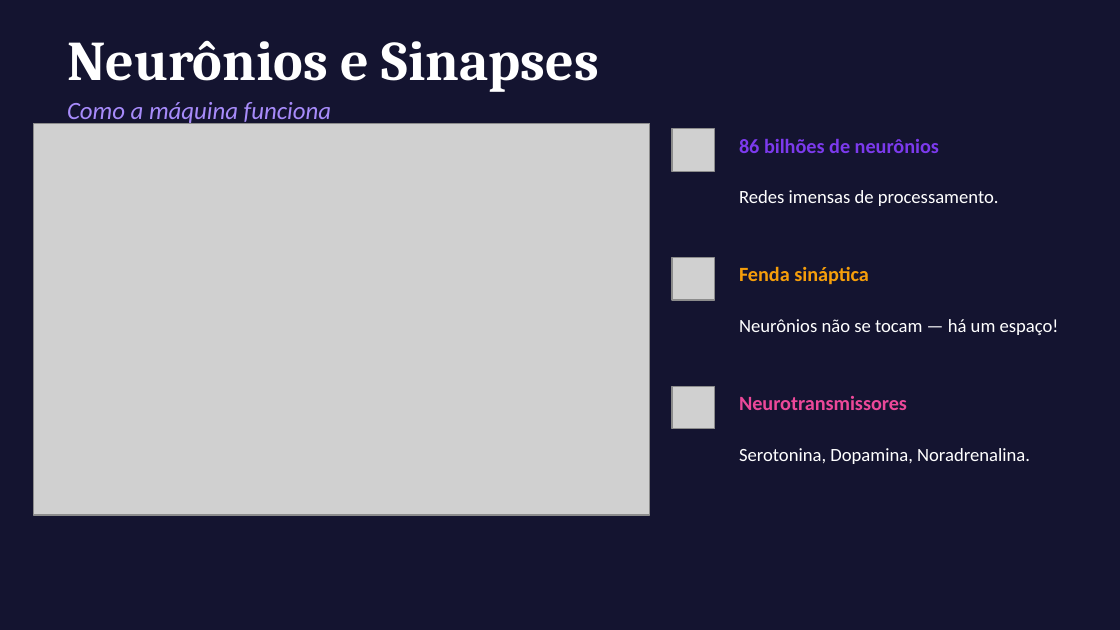
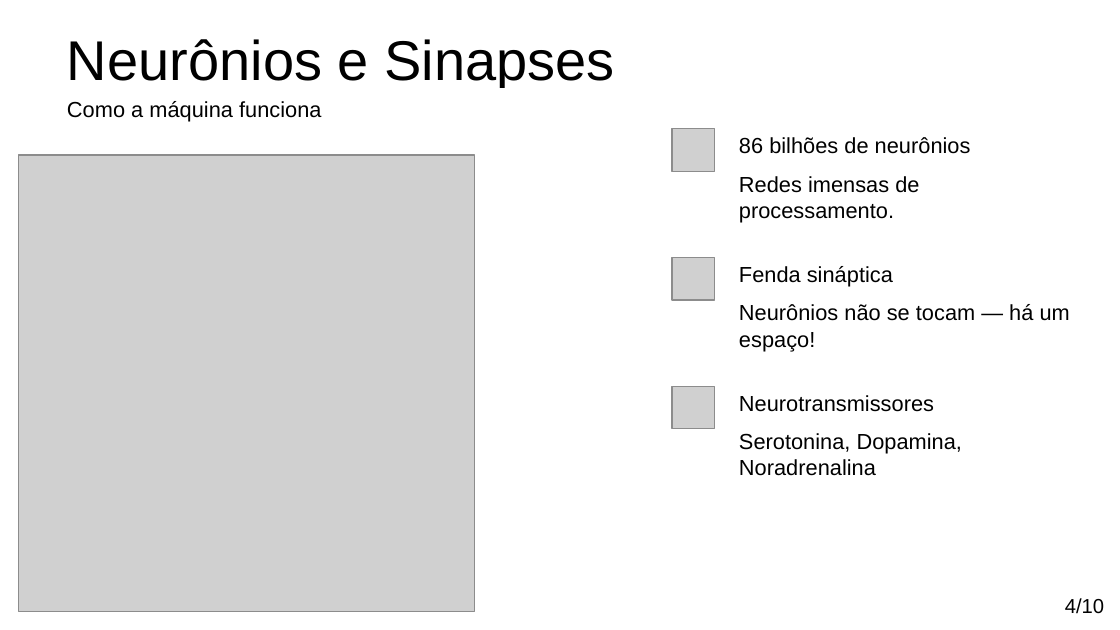
Before and after one commit to rjhalmeman/projeto-integrador-2026, a slide deck: slide 4 of 2-bimestre/2026-06-23-neuroplaticidade/neuroplasticidade_claro.odp (slide 3 before the commit). Drawn at 1120x630 pixels with LibreOffice and Linux fonts; fonts in the diff are those of the drawing; grey boxes stand for pictures. Boxes give left, top, right and bottom in pixels: in the first picture for what was removed or moved away, otherwise in the second. Text is boxed around its words. In the diff, an @@ line names an element or a change of style, - is before the commit and + after.

```diff
--- a/2-bimestre/2026-06-23-neuroplaticidade/neuroplasticidade_claro.odp
+++ b/2-bimestre/2026-06-23-neuroplaticidade/neuroplasticidade_claro.odp
@@ background #141430 to #FFFFFF @@
@@ rectangle "Neurônios e Sinapses" at bbox=[56, 25, 1064, 92]: font Cambria to Arial, text colour #FFFFFF to #000000, bold off; fill none to #FFFFFF; outline none to #FFFFFF 1.5 pt @@
@@ rectangle "Como a máquina funciona" at bbox=[56, 90, 1064, 129]: size 16 to 14 pt, font Calibri to Arial, text colour #A78BFA to #000000, italic off; fill none to #FFFFFF; outline none to #FFFFFF 1.5 pt @@
@@ rectangle "86 bilhões de neurônios" at bbox=[728, 125, 1086, 165]: size 13 to 14 pt, font Calibri to Arial, text colour #7C3AED to #000000, bold off; fill none to #FFFFFF; outline none to #FFFFFF 1.5 pt @@
@@ picture: place and size @@
-picture at bbox=[34, 123, 650, 515]
+picture at bbox=[19, 155, 475, 610]
@@ rectangle "Fenda sináptica" at bbox=[728, 254, 1086, 293]: size 13 to 14 pt, font Calibri to Arial, text colour #F59E0B to #000000, bold off; fill none to #FFFFFF; outline none to #FFFFFF 1.5 pt @@
@@ rectangle "Neurotransmissores" at bbox=[728, 383, 1086, 422]: size 13 to 14 pt, font Calibri to Arial, text colour #EC4899 to #000000, bold off; fill none to #FFFFFF; outline none to #FFFFFF 1.5 pt @@
@@ 8 rectangles: place and size @@
-8 rectangles at bbox=[67, 40, 1059, 464]
+8 rectangles at bbox=[56, 25, 1086, 485]
@@ size 12 to 14 pt, font Calibri to Arial, text colour #FFFFFF to #000000; fill none to #FFFFFF; outline none to #FFFFFF 1.5 pt in 3 elements at bbox=[728, 166, 1086, 227], bbox=[728, 295, 1086, 356], bbox=[728, 423, 1086, 485] @@
@@ page number added at bbox=[1065, 598, 1104, 614], 13 pt, text #000000 @@
+4/10
```
Also in this commit, not shown: 8 other slides changed, 1 slide added, 2 other files.
